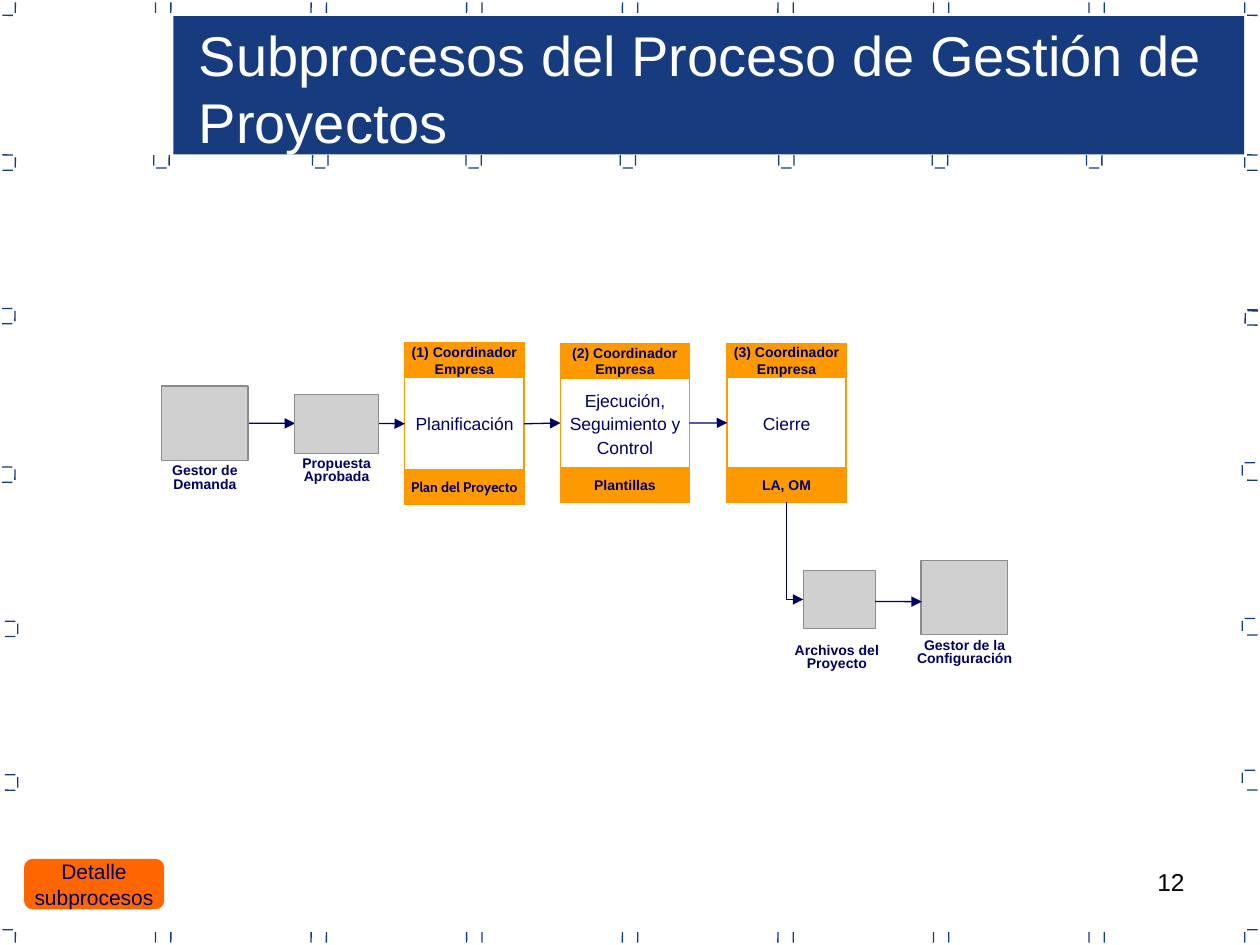
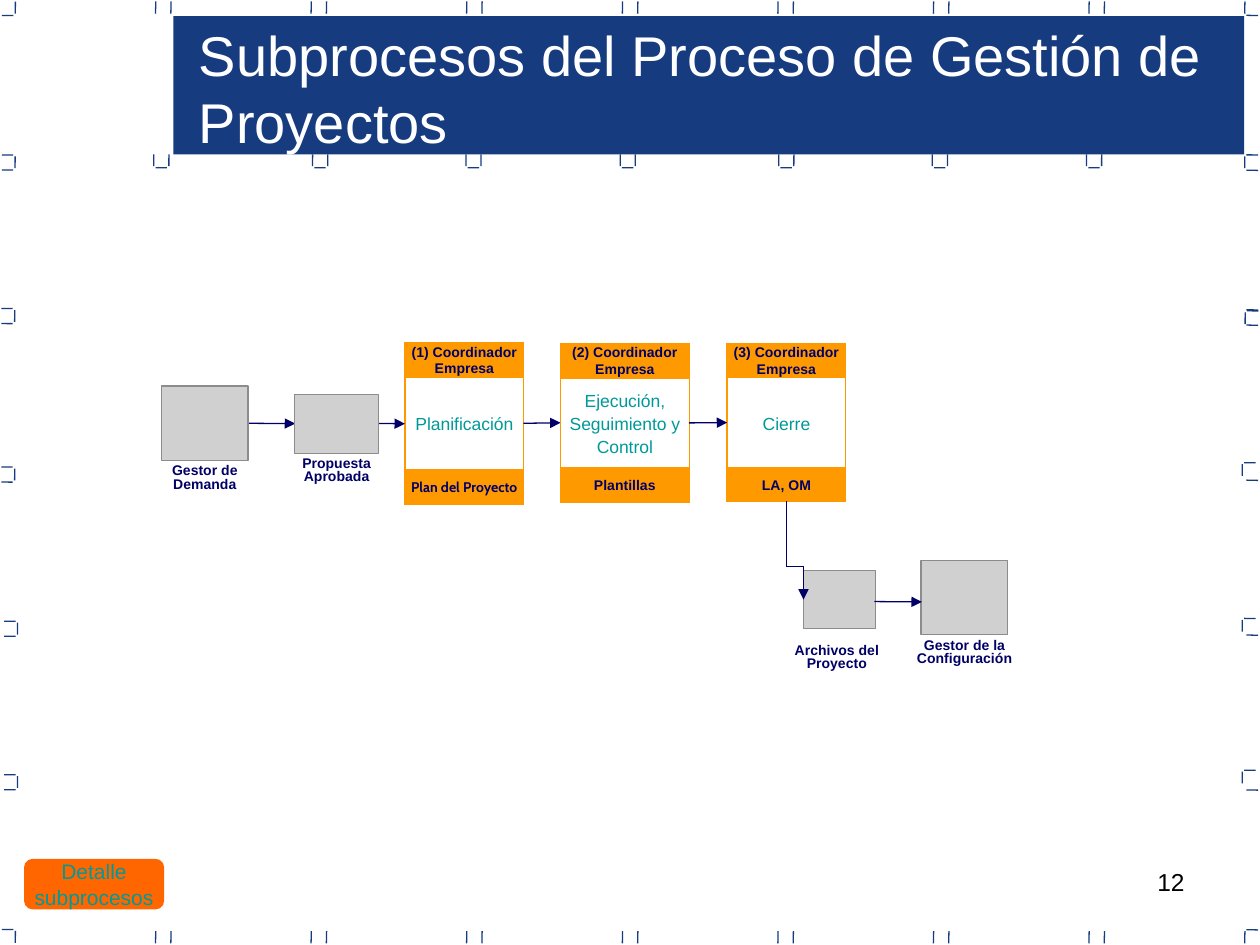
Before and after one commit to jcbv/WilsonStore, a slide deck: slide 12 of Documentacion/Area PP_PMC/Proceso de gestion de proyectos PP-PMC.ppt. Drawn at 1260x945 pixels with LibreOffice and Linux fonts; fonts in the diff are those of the drawing; grey boxes stand for pictures. Boxes give left, top, right and bottom in pixels: in the first picture for what was removed or moved away, otherwise in the second. Text is boxed around its words. In the diff, an @@ line names an element or a change of style, - is before the commit and + after.

```diff
--- a/Documentacion/Area PP_PMC/Proceso de gestion de proyectos PP-PMC.ppt
+++ b/Documentacion/Area PP_PMC/Proceso de gestion de proyectos PP-PMC.ppt
@@ text colour #000066 to #009999 in 4 elements at [727, 378, 845, 469], [25, 859, 164, 908], [404, 378, 523, 470], [561, 378, 689, 467] @@
@@ elbow arrow (786, 501) - (804, 600): route changed @@
```
Also in this commit, not shown: 32 other slides changed.
